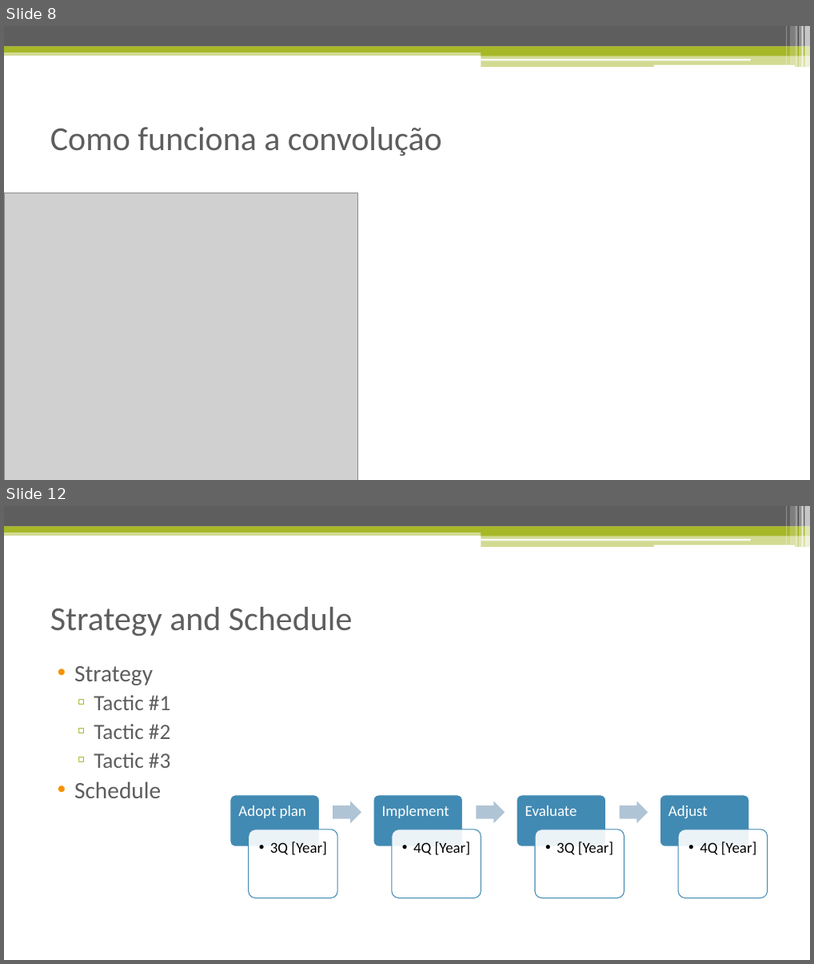
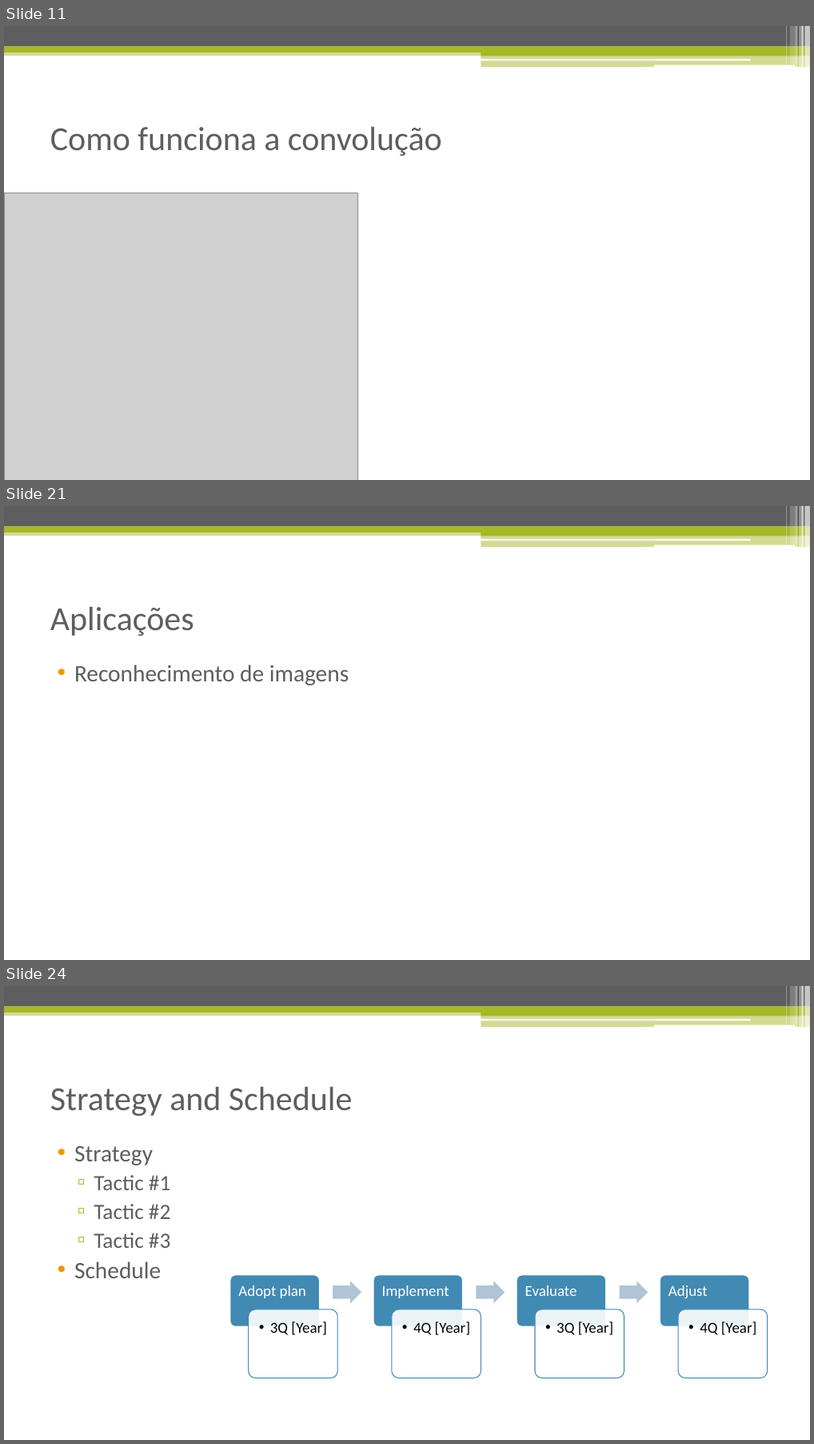
Before and after one commit to isacra/isacradoctoralstuffs, a slide deck: Apresentacoes/Redes Neurais Convolucionais.pptx. Shown one above the other, each under a label of ours: slides 8 and 12 before the commit, slides 11, 21 and 24 after it; the slides between them are not shown. The pictures are 814x964 and 814x1444 pixels, drawn with LibreOffice and Linux fonts; fonts in the diff are those of the drawing; grey boxes stand for pictures. Boxes give left, top, right and bottom in pixels: in the first picture for what was removed or moved away, otherwise in the second. Text is boxed around its words. In the diff, an @@ line names an element or a change of style, - is before the commit and + after.

```diff
--- a/Apresentacoes/Redes Neurais Convolucionais.pptx
+++ b/Apresentacoes/Redes Neurais Convolucionais.pptx
@@ slide 21 added at (x1=4, y1=506, x2=810, y2=960), background #FFFFFF; not listed: 13 template elements that a slide beside it also shows @@
@@ title added at (x1=50, y1=607, x2=194, y2=636), 40 pt, text #5E5E5E @@
+Aplicações
@@ text added at (x1=74, y1=664, x2=349, y2=685), 28 pt, text #5E5E5E @@
+• Reconhecimento de imagens
@@ what was slide 8 is now slide 11 @@
@@ what was slide 12 is now slide 24 @@
```
Also in this commit, not shown: 1 slide changed, 15 other slides added, 8 slides removed.
